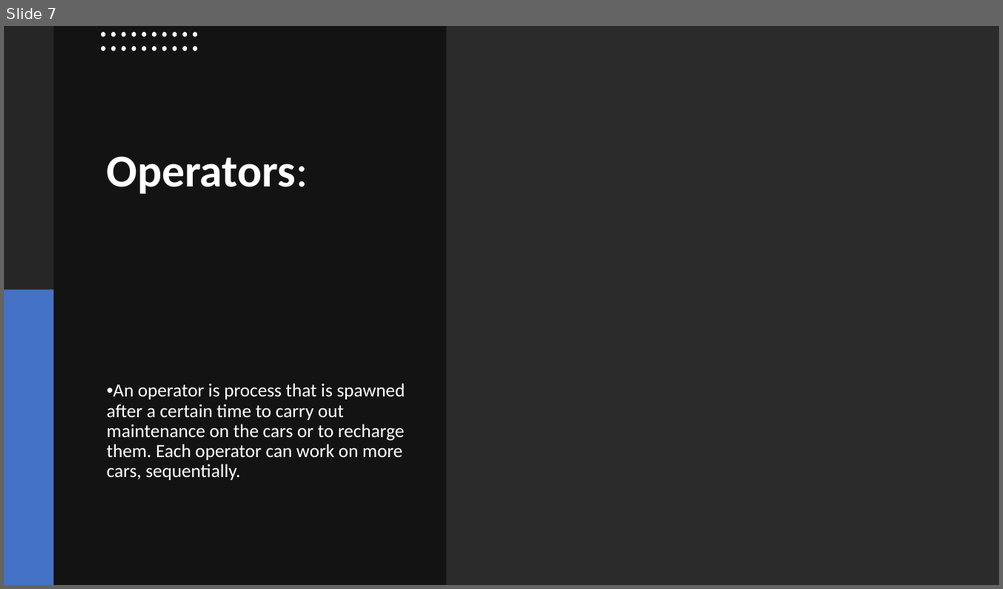
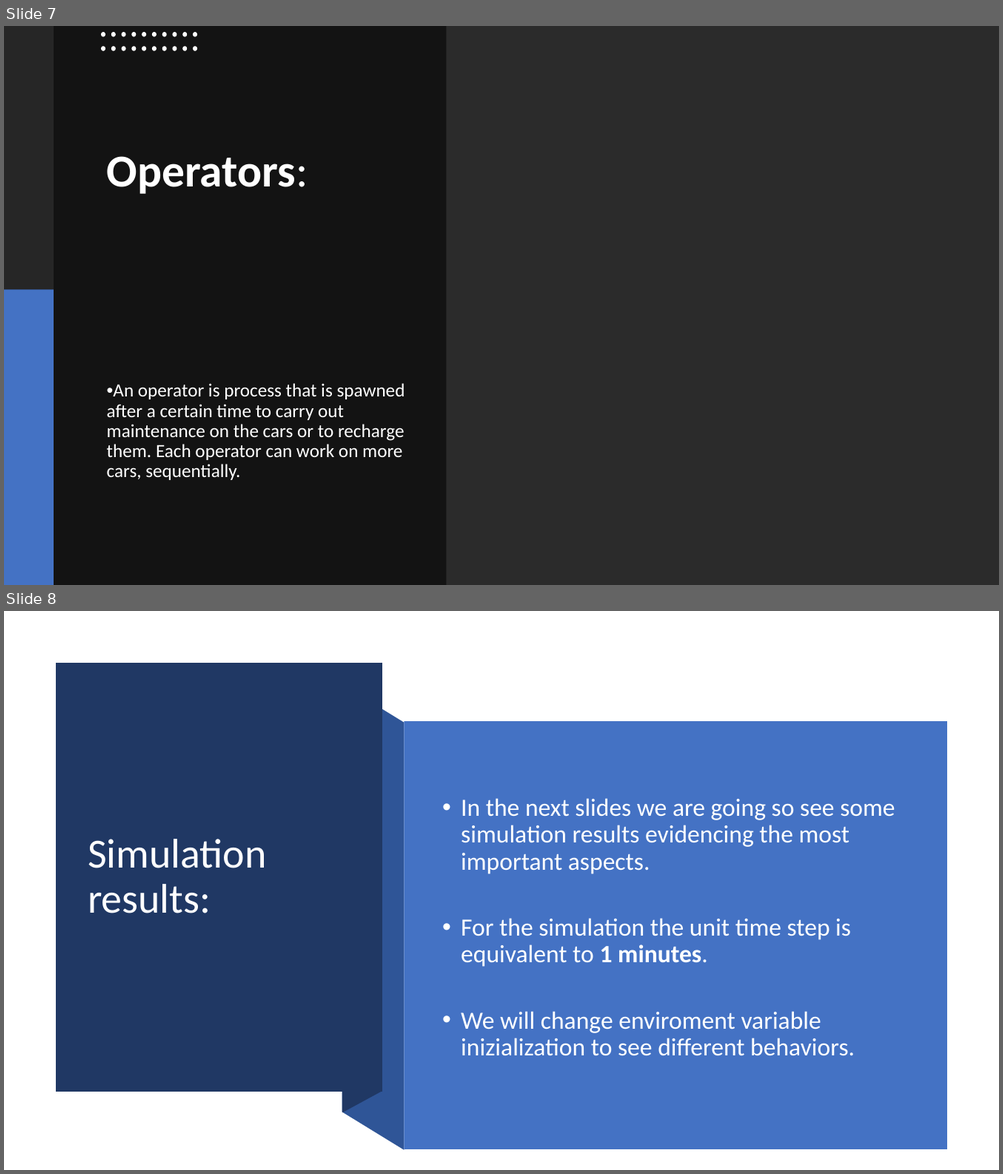
Before and after one commit to simone-rizzo/Car-sharing-model-simulation, a slide deck: Presentazione.pptx. Shown one above the other, each under a label of ours: slide 7 before the commit, slides 7 and 8 after it. The pictures are 1003x589 and 1003x1174 pixels, drawn with LibreOffice and Linux fonts; fonts in the diff are those of the drawing; background and template pictures are left out; a plain dark background stands for a picture behind light text. Boxes give left, top, right and bottom in pixels: in the first picture for what was removed or moved away, otherwise in the second. Text is boxed around its words. In the diff, an @@ line names an element or a change of style, - is before the commit and + after.

```diff
--- a/Presentazione.pptx
+++ b/Presentazione.pptx
@@ slide 8 added at (4, 611, 999, 1170), background #FFFFFF @@
@@ freeform shape added at (56, 664, 381, 1092), fill #203864 @@
@@ freeform shape added at (342, 663, 381, 1113), fill #203864 @@
@@ freeform shape added at (342, 685, 404, 1151), fill #2F5597 @@
@@ rectangle added at (404, 721, 947, 1150), fill #4472C4 @@
@@ text added at (461, 798, 894, 1056), 24 pt, text #FEFFFF @@
+• In the next slides we are going so see some simulation results evidencing the most important aspects.
+• For the simulation the unit time step is equivalent to 1 minutes.
+• We will change enviroment variable inizialization to see different behaviors.
@@ title added at (88, 839, 267, 914), 40 pt, text #FFFFFF @@
+Simulation results:
```
Also in this commit, not shown: 2 slides changed, 8 other slides added, 12 other files.
